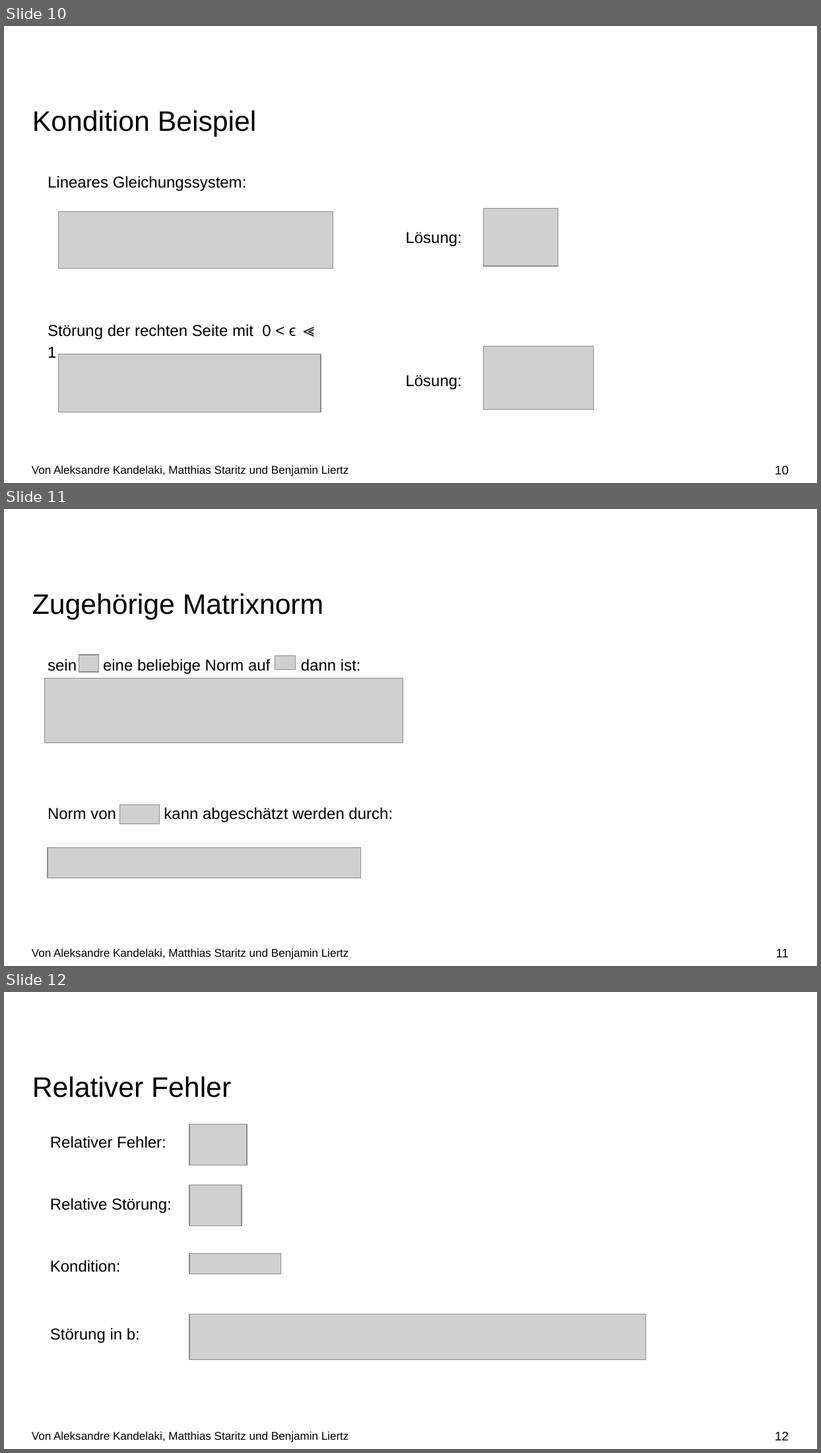
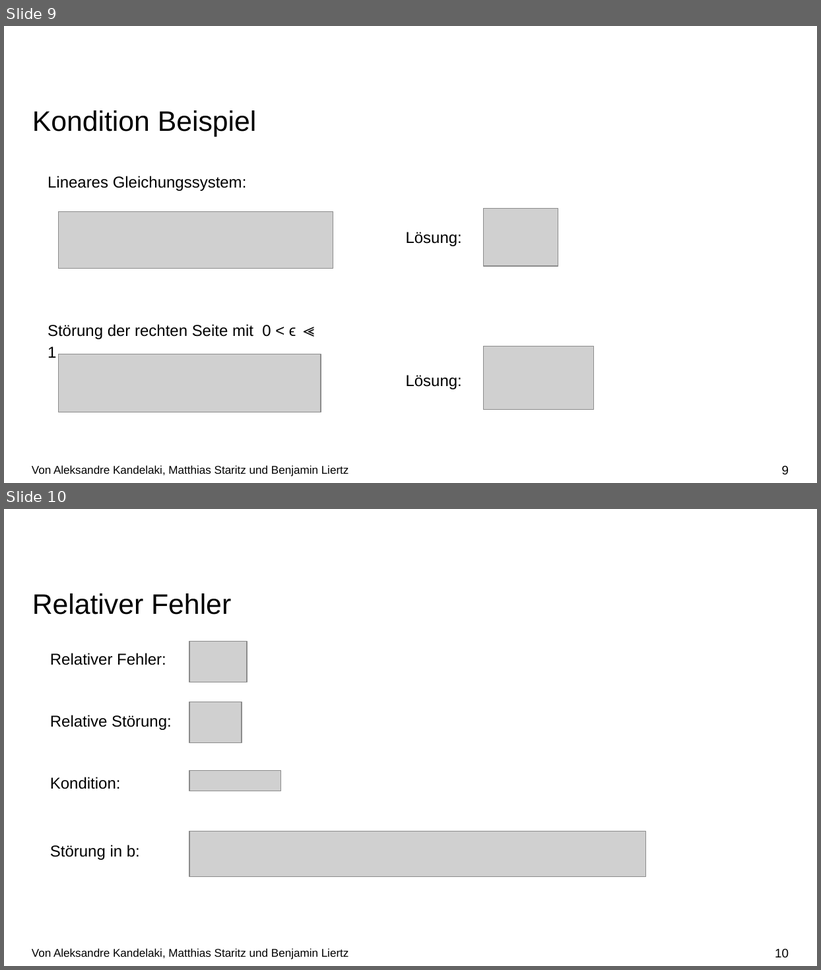
Before and after one commit to kandelak/ludecomposition, a slide deck: Vortrag/LU-Zerlegung 2.0.pptx. Shown one above the other, each under a label of ours: slides 10, 11 and 12 before the commit, slides 9 and 10 after it. The pictures are 821x1453 and 821x970 pixels, drawn with LibreOffice and Linux fonts; fonts in the diff are those of the drawing; grey boxes stand for pictures; background and template pictures are left out. Boxes give left, top, right and bottom in pixels: in the first picture for what was removed or moved away, otherwise in the second. Text is boxed around its words. In the diff, an @@ line names an element or a change of style, - is before the commit and + after.

```diff
--- a/Vortrag/LU-Zerlegung 2.0.pptx
+++ b/Vortrag/LU-Zerlegung 2.0.pptx
@@ slide 11 removed at (4, 509, 817, 966), background #FFFFFF @@
@@ title removed at (32, 593, 324, 619) @@
-Zugehörige Matrixnorm
@@ text removed at (48, 659, 361, 674) @@
-sein eine beliebige Norm auf dann ist:
@@ picture removed at (79, 655, 98, 671) @@
@@ picture removed at (275, 656, 295, 670) @@
@@ picture removed at (45, 678, 403, 743) @@
@@ picture removed at (120, 805, 159, 824) @@
@@ text removed at (48, 807, 393, 823) @@
-Norm von kann abgeschätzt werden durch:
@@ picture removed at (48, 848, 361, 878) @@
@@ text removed at (32, 949, 349, 960) @@
-Von Aleksandre Kandelaki, Matthias Staritz und Benjamin Liertz
@@ page number removed at (776, 949, 789, 958) @@
-11
@@ what was slide 10 is now slide 9 @@
@@ page number at (782, 466, 789, 475): text changed @@
-10
+9
@@ what was slide 12 is now slide 10 @@
@@ page number at (775, 949, 789, 958): text changed @@
-12
+10
```
Also in this commit, not shown: 6 slides changed, 1 other slide removed.
